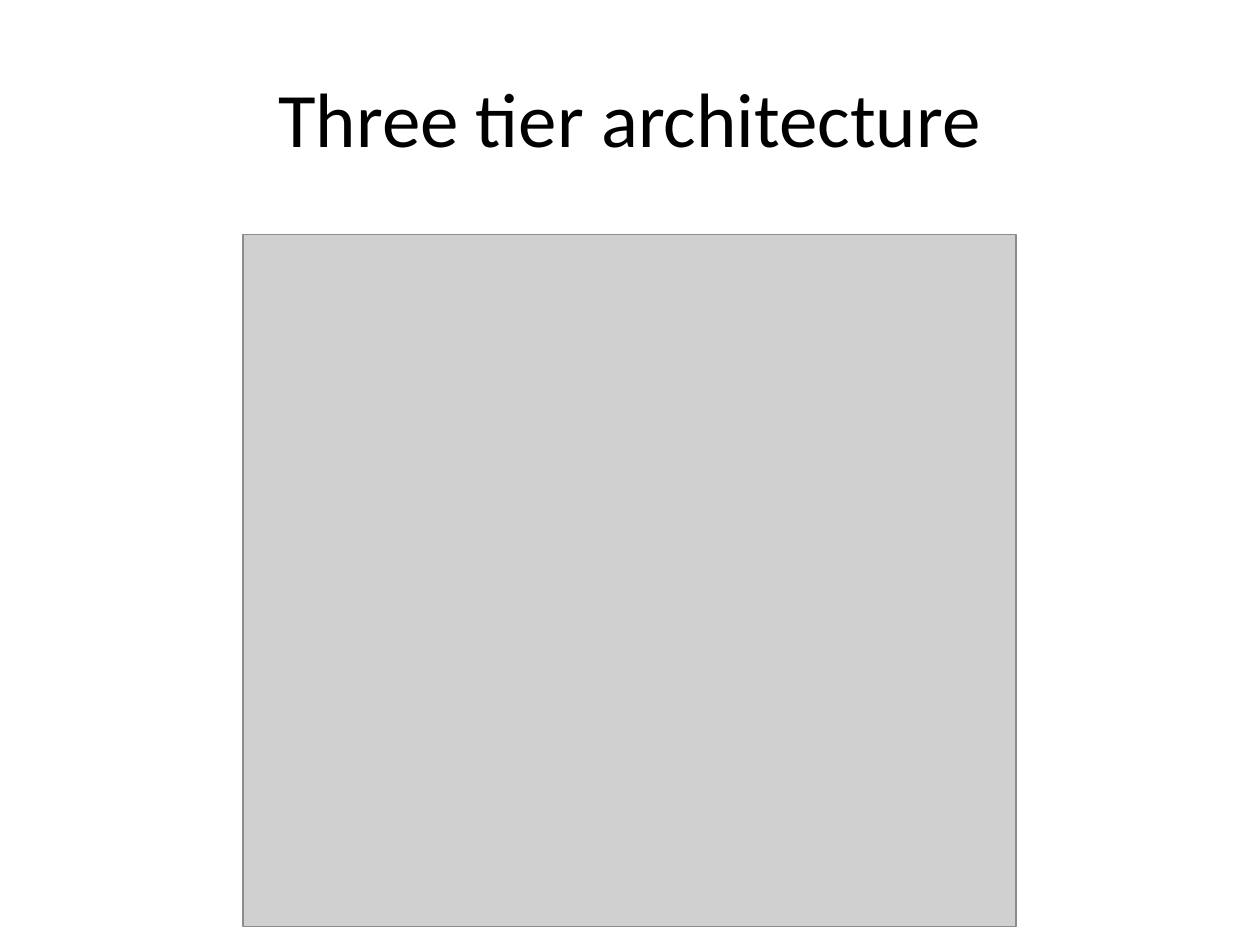
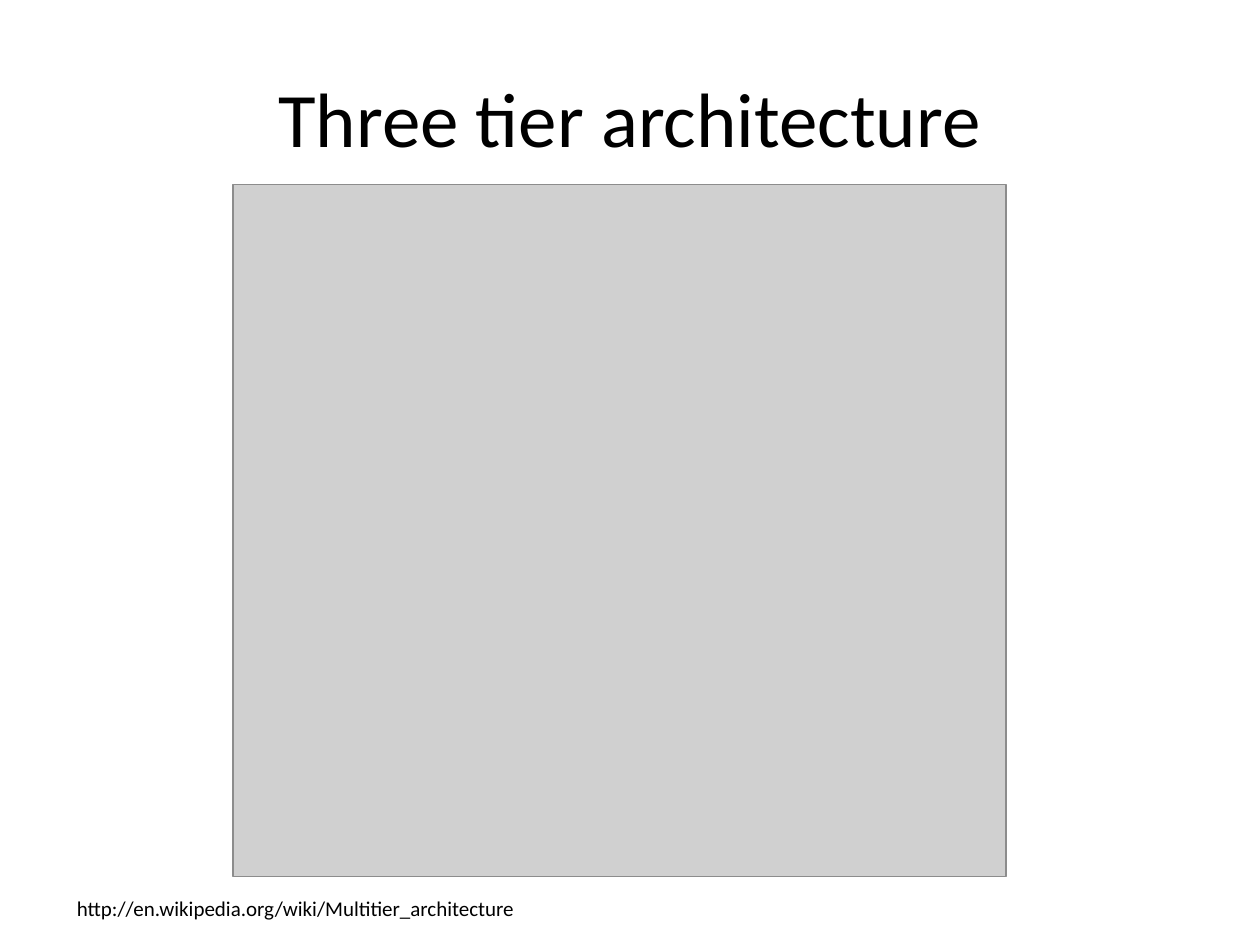
Before and after one commit to piotrcierpich/IntroToArchitecture, a slide deck: slide 5 of IntroToArchitecture.pptx (slide 3 before the commit). Drawn at 1260x945 pixels with LibreOffice and Linux fonts; fonts in the diff are those of the drawing; grey boxes stand for pictures. Boxes give left, top, right and bottom in pixels: in the first picture for what was removed or moved away, otherwise in the second. Text is boxed around its words. In the diff, an @@ line names an element or a change of style, - is before the commit and + after.

Commit message:
added layers and intro slides and text

```diff
--- a/IntroToArchitecture.pptx
+++ b/IntroToArchitecture.pptx
@@ picture moved from (x1=243, y1=234, x2=1017, y2=926) to (x1=233, y1=185, x2=1007, y2=877) @@
@@ text added at (x1=77, y1=901, x2=514, y2=920), 12 pt, text #000000 @@
+http://en.wikipedia.org/wiki/Multitier_architecture
```
Also in this commit, not shown: 9 slides added, 1 slide removed, 1 other file.
